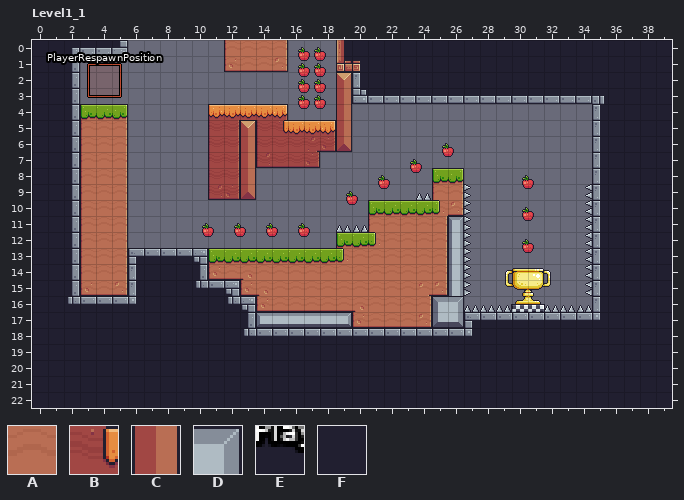
Two versions of a level (LDtk project, Assets/LevelData.ldtk). Above: the version before the commit.
Cells are 16x16 px. Shown: Level1_1 x 0..39, y 0..22. The commit also changed other parts of the map, which this record leaves out.
Key: from "GrassGround": A 1 "Green", B 2 "Orange", C 5 "Copper", D 6 "Steel", E 9 "Stone", F 10 "Wood".
_ is an empty cell.
Layers that did not change in this view are not listed.
Layer "GrassGround" before, first column x 0:
 0 EEEEEE______AAAA___FFFEEEEEEEEEEEEEEEEEE
 1 EEE_________AAAA___FFFEEEEEEEEEEEEEEEEEE
 2 EEE________________CEEEEEEEEEEEEEEEEEEEE
 3 EEE________________CEEEEEEEEEEEEEEEEEEEE
 4 EEEAAA_____BBBBB___C_______________EEEEE
 5 EEEAAA_____BBCBBBBBC_______________EEEEE
 6 EEEAAA_____BBCBBBBBC_______________EEEEE
 7 EEEAAA_____BBCBBBB_________________EEEEE
 8 EEEAAA_____BBC___________AA________EEEEE
 9 EEEAAA_____BBC___________AA________EEEEE
10 EEEAAA_______________AAAAAA________EEEEE
11 EEEAAA_______________AAAAAD________EEEEE
12 EEEAAA_____________AAAAAAAD________EEEEE
13 EEEAAAEEEEEAAAAAAAAAAAAAAAD________EEEEE
14 EEEAAAEEEEEAAAAAAAAAAAAAAAD________EEEEE
15 EEEAAAEEEEEEEAAAAAAAAAAAAAD________EEEEE
16 EEEEEEEEEEEEEEAAAAAAAAAAADD________EEEEE
17 EEEEEEEEEEEEEEDDDDDDAAAAADDEEEEEEEEEEEEE
18 EEEEEEEEEEEEEEEEEEEEEEEEEEEEEEEEEEEEEEEE
19 EEEEEEEEEEEEEEEEEEEEEEEEEEEEEEEEEEEEEEEE
20 EEEEEEEEEEEEEEEEEEEEEEEEEEEEEEEEEEEEEEEE
21 EEEEEEEEEEEEEEEEEEEEEEEEEEEEEEEEEEEEEEEE
22 EEEEEEEEEEEEEEEEEEEEEEEEEEEEEEEEEEEEEEEE
After the commit:
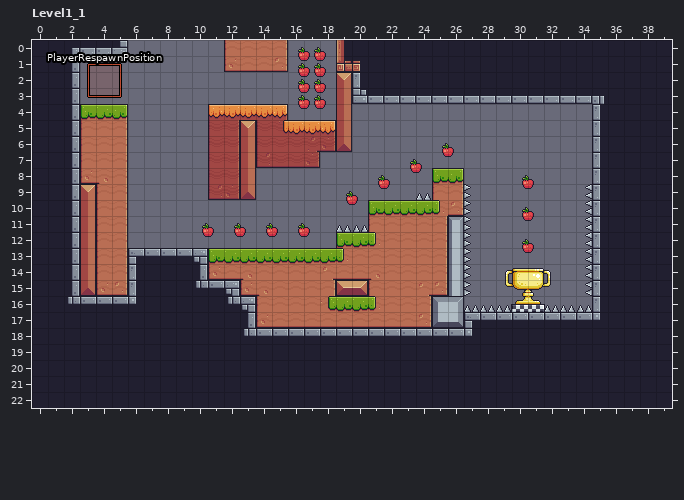
Difference:
{"where": "layer \"GrassGround\""}
{"y":9,"x":3,"old":"A","new":"C"}
{"y":10,"x":3,"old":"A","new":"C"}
{"y":11,"x":3,"old":"A","new":"C"}
{"y":12,"x":3,"old":"A","new":"C"}
{"y":13,"x":3,"old":"A","new":"C"}
{"y":14,"x":3,"old":"A","new":"C"}
{"y":15,"x":3,"old":"A","new":"C"}
{"y":15,"x":19,"old":"AA","new":"CC"}
{"y":17,"x":14,"old":"DDDDDD","new":"AAAAAA"}
